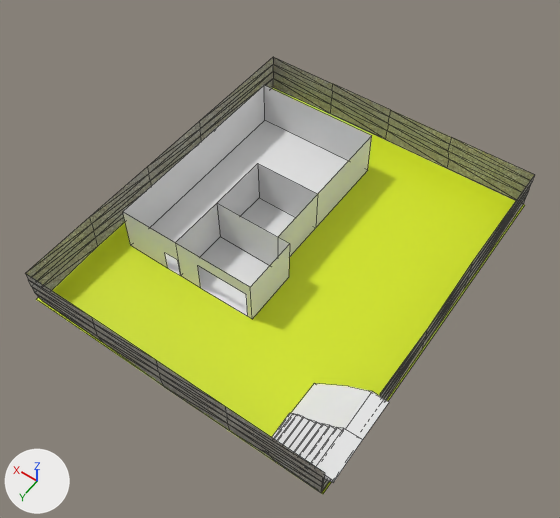
Two versions of the Blender file Outside/Desierto.blend, one commit apart.
Camera for both pictures: a 50 mm lens placed at (-10.12, 18.31, 23.8), pointed at (0.23, 3.82, 1.03). The lights are fixed; the arrows at lower left show +X, +Y and +Z. Mesh edges are drawn as thin lines.

Script lines for the objects in view, before the commit:
```python
ob_escaleras = bpy.data.objects.new('Escaleras', me_cubo_003)
ob_escaleras.location = (-4.58, 8.38, 0.79)
ob_escaleras.scale = (1.0, 1.65, 0.7)
ob_lower_floor = bpy.data.objects.new('Lower Floor', me_cubo)
ob_lower_floor.location = (2.3, 4.82, 0.98)
ob_lower_floor.scale = (1.2, 1.2, 1.0)
ob_muro_de_piedra = bpy.data.objects.new('Muro de piedra', me_cubo_007)
ob_muro_de_piedra.location = (0.78, 3.54, 0.94)
ob_muro_de_piedra.scale = (5.8, 6.5, 0.8)
ob_muro_de_piedra_esc = bpy.data.objects.new('Muro de piedra Esc', me_cubo_001)
ob_muro_de_piedra_esc.location = (0.78, 6.88, 0.94)
ob_muro_de_piedra_esc.scale = (5.8, 6.5, 0.8)
ob_pasto = bpy.data.objects.new('Pasto', me_plano)
ob_pasto.location = (-0.07, 6.28, -0.03)
ob_pasto.scale = (5.78, 3.73, 0.857)
ob_upper_floor = bpy.data.objects.new('Upper Floor', me_cubo_006)
ob_upper_floor.location = (2.3, 4.82, 2.98)
ob_upper_floor.scale = (1.2, 1.2, 1.0)
# me_cubo
# before: 0 (-1.53, -6.46, -1.0) at pixel (367, 170), 1 (-1.53, -6.46, 1.0) at pixel (371, 135), 2 (-1.99, 1.0, -1.0) at pixel (252, 319), 3 (-1.99, 1.0, 1.0) at pixel (250, 287), 4 (2.99, -6.46, -1.0) at pixel (264, 120)
# before: 5 (2.99, -6.46, 1.0) at pixel (264, 85), 6 (2.99, 1.0, -1.0) at pixel (130, 245), 7 (2.99, 1.0, 1.0) at pixel (122, 211), 8 (-1.99, -0.98, 1.0) at pixel (289, 243), 9 (-1.99, -0.96, -1.0) at pixel (288, 277)
# before: 11 (-1.53, -0.98, -1.0), 12 (0.03, 1.0, -1.0) at pixel (200, 288), 13 (-1.82, 1.0, -1.0) at pixel (247, 316), 14 (0.03, 1.0, 0.41) at pixel (197, 265), 15 (-1.82, 1.0, 0.4) at pixel (246, 294)
# before: 18 (0.86, 1.0, 1.0) at pixel (175, 242), 19 (0.86, 1.0, -1.0) at pixel (180, 275), 20 (1.39, 1.0, -1.0) at pixel (167, 268), 21 (0.86, 1.0, -1.0) at pixel (180, 275), 22 (0.87, 1.0, -0.05) at pixel (177, 260)
# before: 23 (1.39, 1.0, -0.05) at pixel (164, 252)
```
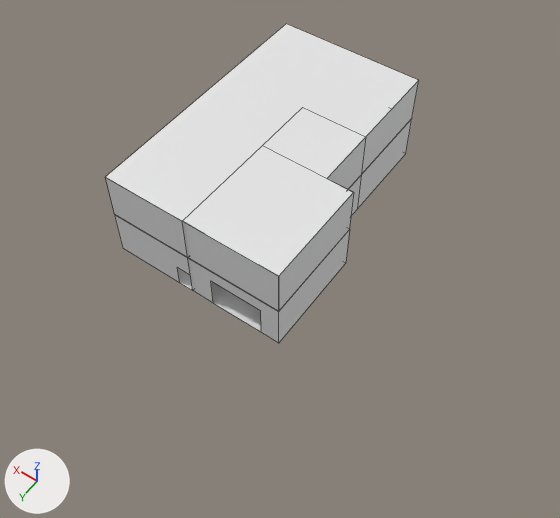
Location of each change, [x1, y1, x2, y2] in pixels of the pictures (560 x 518 px):
'Pasto', hidden (yellow): before [36, 88, 525, 494]
'Roof', added: after [106, 24, 418, 276]
'Lower Floor', reshaped, moved: before [123, 85, 372, 319]; after [115, 119, 412, 343]
'Muro de piedra', hidden: before [26, 57, 534, 493]
'Upper Rooms', added: after [105, 82, 418, 311]
'Escaleras', hidden: before [272, 383, 389, 483]
'Muro de piedra Esc', hidden: before [322, 479, 330, 492]
'Upper Floor', shown: after [212, 109, 392, 275]
part 1 of me_cubo, cut back: before [123, 85, 372, 319]; after [115, 211, 350, 343]

What changed in the scene script:
```text
Change me_cubo:
    where me_cubo.from_pydata(...)  # 28 vertices, 11 faces; spans x -1.99..2.99, y -6.46..1.0, z -1.0..1.0
    used by ob_lower_floor; location = (2.3, 4.82, 0.98); scale = (1.2, 1.2, 1.0)
    verts and faces of me_cubo; kept vertices keep their numbers, new ones are numbered from 28
    me_cubo part 1
    add delete_vertices([4, 5, 7])  # with the faces that use them
    add for i in [*range(12, 16), *range(20, 24)]: verts[i] += (0.0, 1.75, 0.0)
    add verts[2] = (-2.47, 2.75, -1.0)  # moved, pixel (278, 343)
    add verts[3] = (-2.47, 2.75, 1.0)  # moved, pixel (278, 311)
    add verts[6] = (3.8, 2.75, -1.0)  # moved, pixel (123, 248)
    add verts[8] = (-2.47, -0.98, 1.0)  # moved, pixel (349, 229)
    add verts[9] = (-2.47, -0.96, -1.0)  # moved, pixel (345, 263)
    add verts[18] = (0.86, 2.77, 1.0)  # moved, pixel (187, 258)
    add verts[19] = (0.86, 2.77, -1.0)  # moved, pixel (192, 290)
    add verts[28] = (3.8, -6.46, -1.0)
    add verts[29] = (3.8, 2.75, 1.0)  # pixel (114, 214)
    add faces += [(2, 3, 29, 6, 20, 23, 22, 21, 12, 14, 15, 13), (0, 11, 9, 2, 13, 12, 21, 20, 6, 28)]
Add me_cubo_005:
    me_cubo_005.from_pydata([(-1.53, -6.46, -4.46), (-2.47, 2.75, -4.46), (3.8, -6.46, -4.46), (3.8, 2.75, -4.46), (-2.47, -0.96, -4.46), (-1.53, -0.98, -4.46), (0.03, 2.75, -4.46), (-1.82, 2.75, -4.46), (1.39, 2.75, -4.46), (0.86, 2.75, -4.46)], [], [(1, 7, 6, 9, 8, 3, 2, 0, 5, 4)])
Add me_cubo_004:
    me_cubo_004.from_pydata([(-1.53, -6.46, 1.77), (-1.53, -6.46, 3.77), (-2.47, 2.75, 1.77), (-2.47, 2.75, 3.77), (3.8, 2.75, 1.77), (3.8, 2.75, 3.77), (-2.47, -0.98, 3.77), (-2.47, -0.96, 1.77), (-1.53, -0.98, 3.77), (-1.53, -0.98, 1.77), (0.83, -1.0, 3.77), (0.83, -1.0, 1.77), (0.86, 2.77, 3.77), (0.86, 2.77, 1.77), (-2.46, 2.75, 3.77), (-2.46, 2.75, 1.77), (0.82, -3.15, 3.77), (0.82, -3.15, 1.77), (-1.53, -3.16, 3.77), (-1.53, -3.16, 1.77)], [], [(0, 1, 8, 9), (5, 4, 15, 14), (10, 11, 13, 12), (7, 6, 3, 2), (9, 8, 6, 7), (8, 9, 11, 10), (10, 11, 17, 16), (16, 17, 19, 18)])
Change ob_muro_de_piedra_esc:
    add ob_muro_de_piedra_esc.hide_set(True)  # its collection is switched off
Change ob_pasto:
    add ob_pasto.hide_set(True)  # its collection is switched off
Change ob_escaleras:
    add ob_escaleras.hide_set(True)  # its collection is switched off
Change ob_lower_floor:
    ob_lower_floor.location: (2.3, 4.82, 0.98) -> (1.48, 2.99, 0.98)
Change ob_upper_floor:
    ob_upper_floor.location: (2.3, 4.82, 2.98) -> (1.48, 2.99, 4.0)
    remove ob_upper_floor.hide_set(True)
Change ob_muro_de_piedra:
    add ob_muro_de_piedra.hide_set(True)  # its collection is switched off
Add ob_roof:
    ob_roof = bpy.data.objects.new('Roof', me_cubo_005)
    ob_roof.location = (1.48, 2.99, 8.44)
    ob_roof.scale = (1.2, 1.2, 1.0)
Add ob_upper_rooms:
    ob_upper_rooms = bpy.data.objects.new('Upper Rooms', me_cubo_004)
    ob_upper_rooms.location = (1.48, 2.99, 0.2)
    ob_upper_rooms.scale = (1.2, 1.2, 1.0)
```
